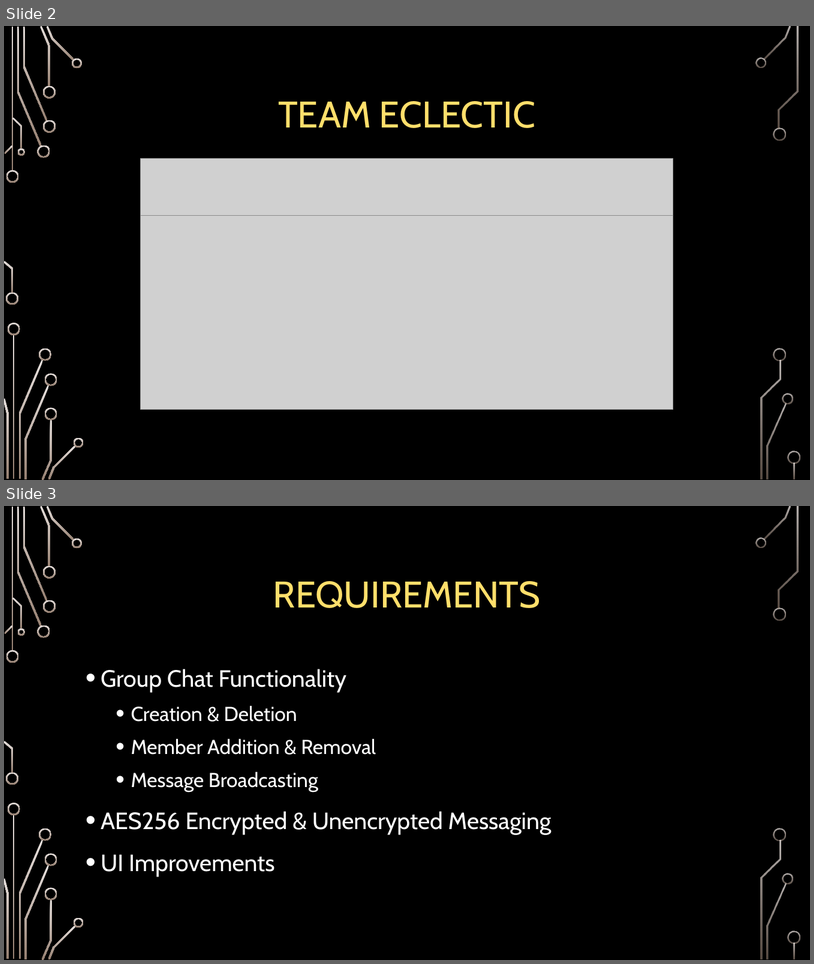
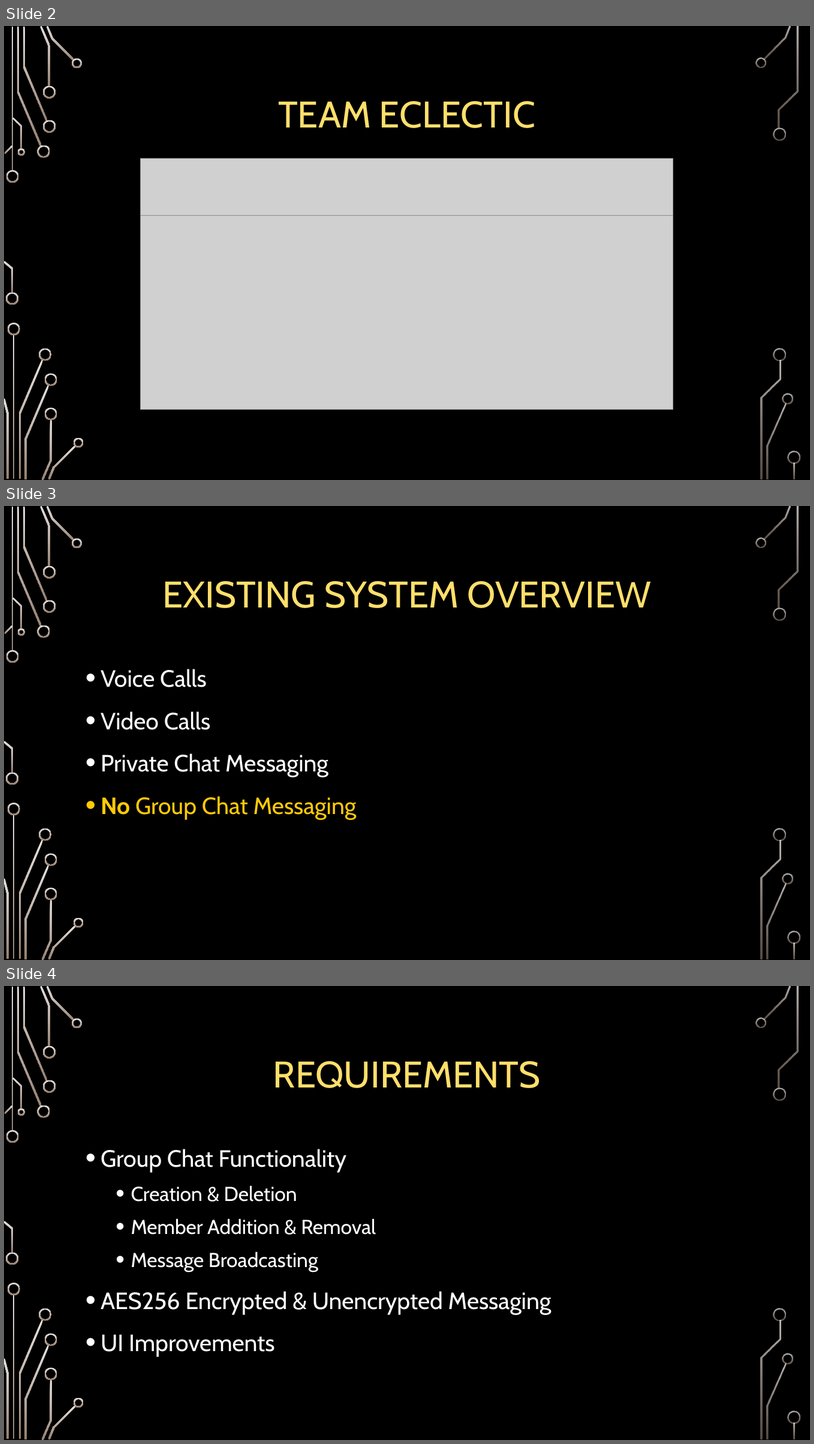
Before and after one commit to psengelke/linphone-android-group-chat, a slide deck: Project Documentation/Demos/Nanoteq Demo/demo_nanoteq_2.pptx. Shown one above the other, each under a label of ours: slides 2 and 3 before the commit, slides 2, 3 and 4 after it. The pictures are 814x964 and 814x1444 pixels, drawn with LibreOffice and Linux fonts; fonts in the diff are those of the drawing; grey boxes stand for pictures; background and template pictures are left out. Boxes give left, top, right and bottom in pixels: in the first picture for what was removed or moved away, otherwise in the second. Text is boxed around its words. In the diff, an @@ line names an element or a change of style, - is before the commit and + after.

```diff
--- a/Project Documentation/Demos/Nanoteq Demo/demo_nanoteq_2.pptx
+++ b/Project Documentation/Demos/Nanoteq Demo/demo_nanoteq_2.pptx
@@ slide 3 added at (4,506,810,960), background picture (left out); not listed: 36 template elements that a slide beside it also shows @@
@@ title added at (162,581,651,608), 44 pt, text #FFDF6B @@
+EXISTING SYSTEM OVERVIEW
@@ text added at (101,669,357,819), 28 pt, text #FFFFFF @@
+• Voice Calls
+• Video Calls
+• Private Chat Messaging
+• No Group Chat Messaging
@@ what was slide 3 is now slide 4 @@
```
Also in this commit, not shown: 1 slide changed, 2 other slides added, 1 other file.
